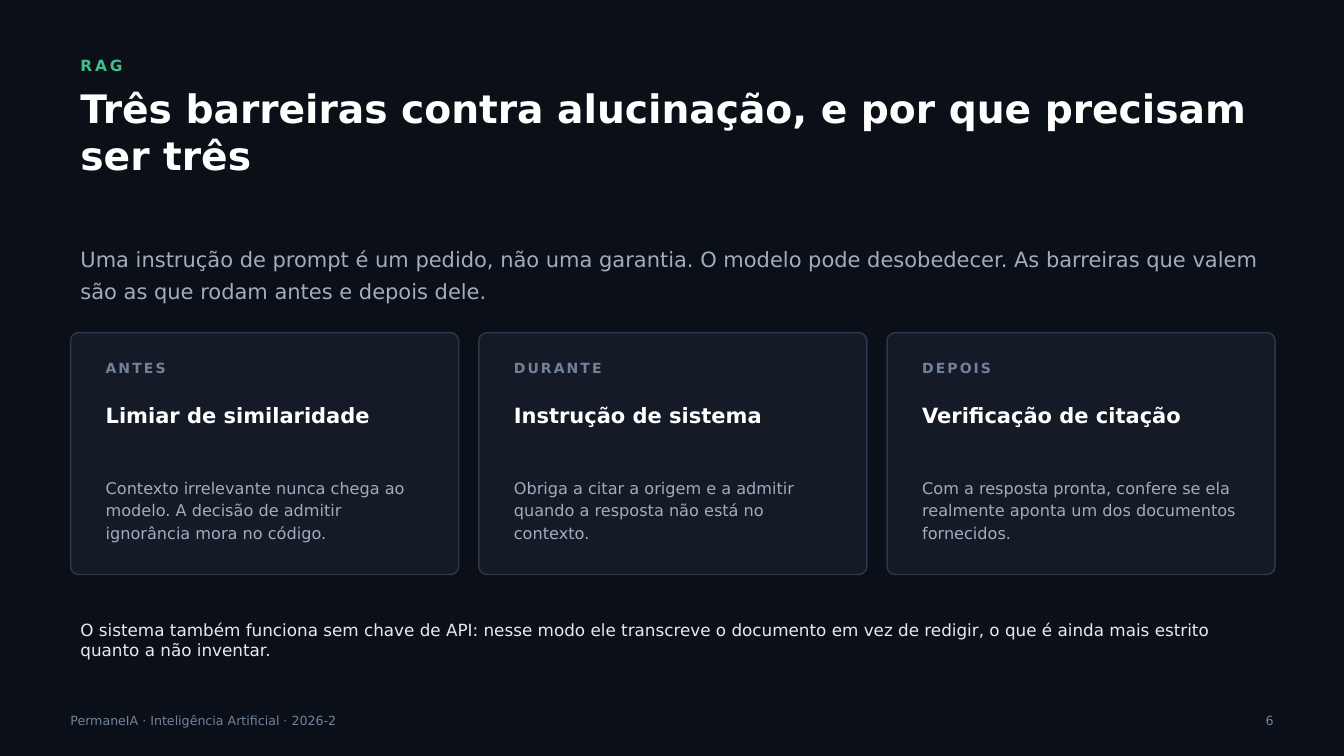
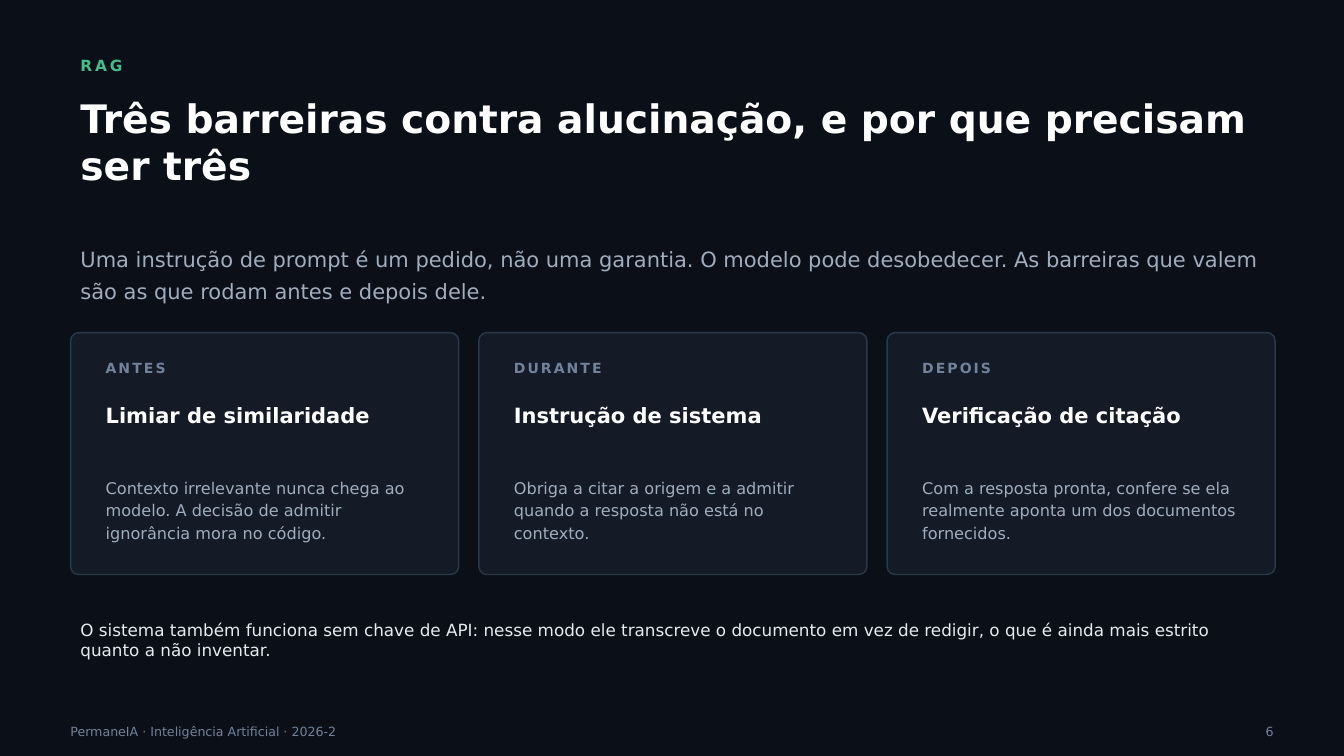
Before and after one commit to fabriciojunio/permaneia, a slide deck: slide 6 of PermaneIA-Apresentacao.pptx. Drawn at 1344x756 pixels with LibreOffice and Linux fonts; fonts in the diff are those of the drawing. Boxes give left, top, right and bottom in pixels: in the first picture for what was removed or moved away, otherwise in the second. Text is boxed around its words. In the diff, an @@ line names an element or a change of style, - is before the commit and + after.

```diff
--- a/PermaneIA-Apresentacao.pptx
+++ b/PermaneIA-Apresentacao.pptx
@@ text "Três barreiras contra alucinação, e ...": place and size @@
-text "Três barreiras contra alucinação, e ..." at (80,91,1246,171)
+text "Três barreiras contra alucinação, e ..." at (80,101,1246,181)
@@ text "PermaneIA · Inteligência Artificial · ...": place and size @@
-text "PermaneIA · Inteligência Artificial · ..." at (70,715,337,728)
+text "PermaneIA · Inteligência Artificial · ..." at (70,726,337,739)
@@ text "6": place and size @@
-text "6" at (1266,715,1274,725)
+text "6" at (1266,726,1274,736)
```
Also in this commit, not shown: 12 other slides changed, 1 other file.
